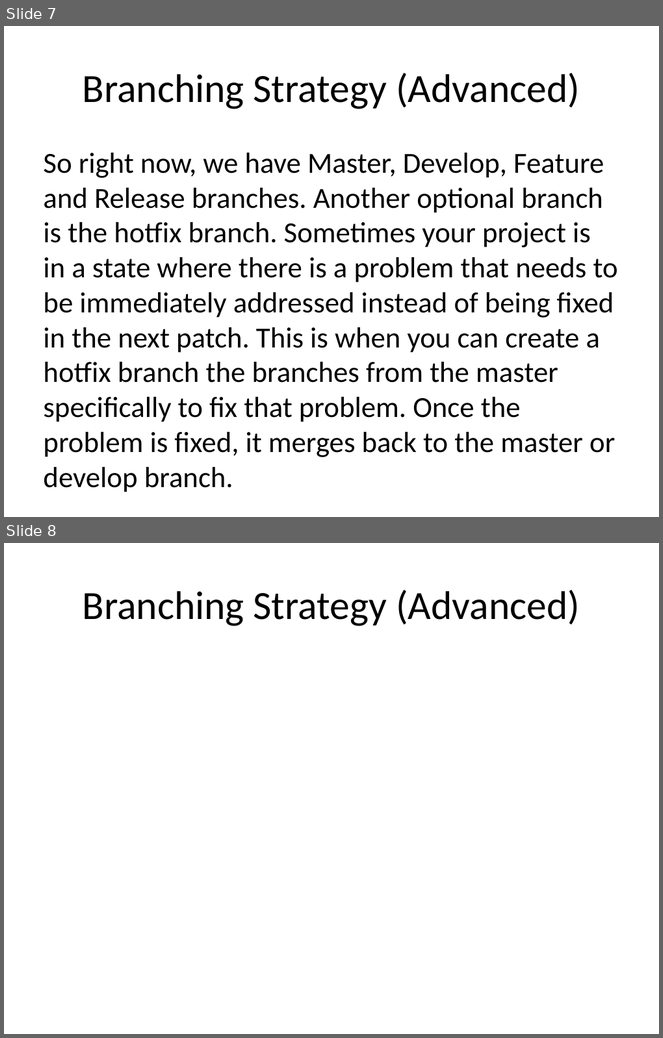
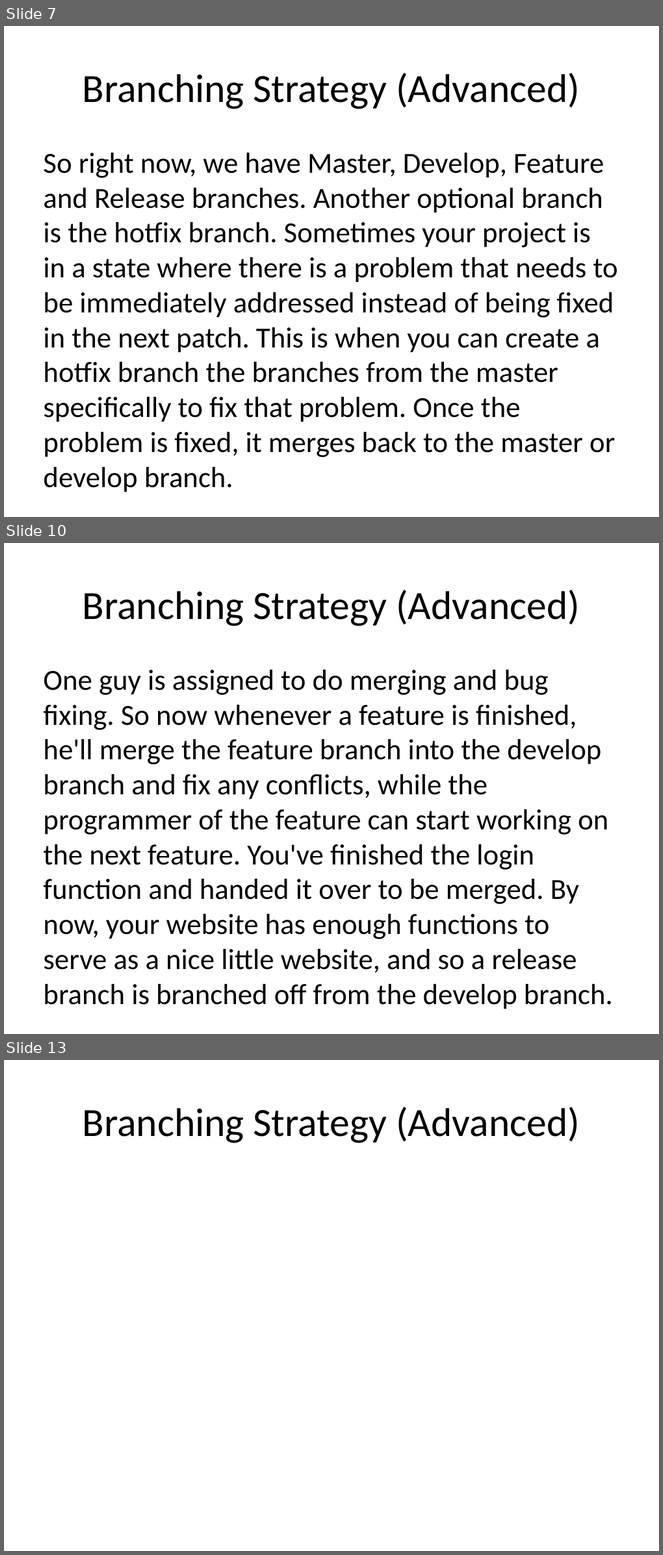
Before and after one commit to JaceTan/programming-notes, a slide deck: Branching Strategy (Advanced).pptx. Shown one above the other, each under a label of ours: slides 7 and 8 before the commit, slides 7, 10 and 13 after it; the slides between them are not shown. The pictures are 663x1038 and 663x1555 pixels, drawn with LibreOffice and Linux fonts; fonts in the diff are those of the drawing. Boxes give left, top, right and bottom in pixels: in the first picture for what was removed or moved away, otherwise in the second. Text is boxed around its words. In the diff, an @@ line names an element or a change of style, - is before the commit and + after.

Commit message:
added example walkthrough for Advanced Branching Strat

```diff
--- a/Branching Strategy (Advanced).pptx
+++ b/Branching Strategy (Advanced).pptx
@@ slide 10 added at (4, 543, 659, 1034), background #FFFFFF @@
@@ title added at (83, 590, 580, 626), 44 pt, text #000000 @@
+Branching Strategy (Advanced)
@@ text added at (43, 670, 613, 1010), 32 pt, text #000000 @@
+One guy is assigned to do merging and bug fixing. So now whenever a feature is finished, he'll merge the feature branch into the develop branch and fix any conflicts, while the programmer of the feature can start working on the next feature. You've finished the login function and handed it over to be merged. By now, your website has enough functions to serve as a nice little website, and so a release branch is branched off from the develop branch.
@@ what was slide 8 is now slide 13 @@
```
Also in this commit, not shown: 4 other slides added.
